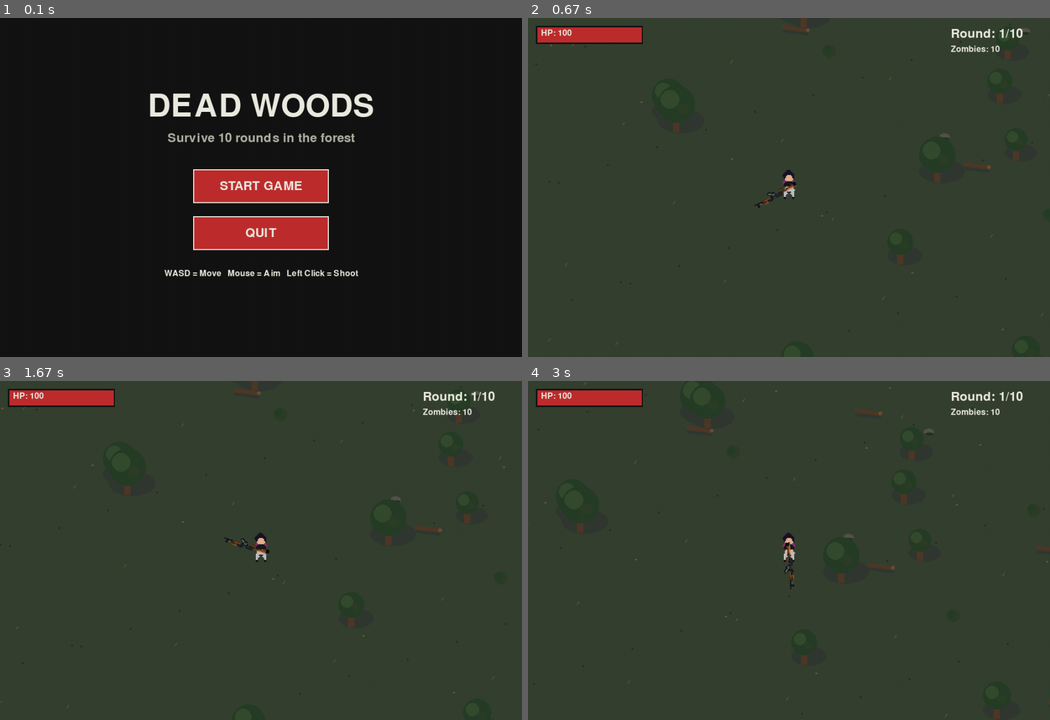
Above: before the commit, frames 1-4 (two rows, left to right).
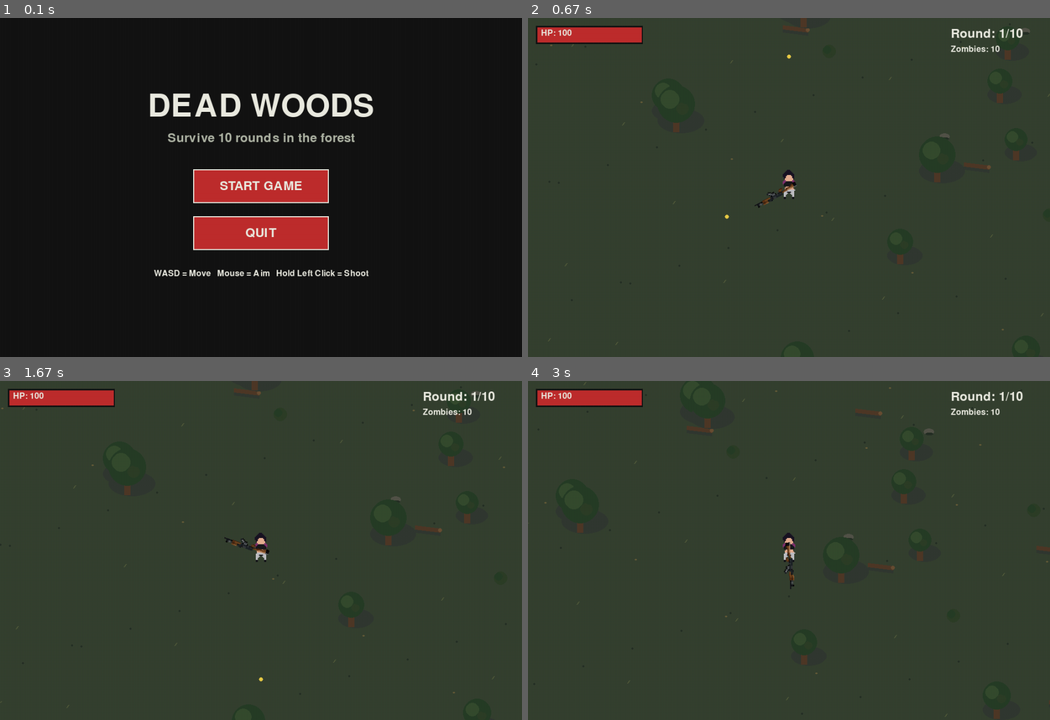
Above: after the commit, the same moments.

Repository: nhdoelpawiro/pygame-zombie-shooter
Game: pygame game, started from main.py
The game is run twice, just before and just after one commit, with the same random seed, the same clock (stepped at 60 frames per second) and the same inputs.
Inputs (mouse positions are in pixels of both pictures, inside the frame that each line leads up to):
- Up to frame 1 (0.1 s): no input
- Up to frame 2 (0.67 s): press the mouse at (789, 184) at 0.37 s; move the mouse to (705, 224) at 0.47 s; release the mouse at (627, 265) at 0.6 s
- Up to frame 3 (1.67 s): hold Esc 0.67-1.13 s; hold D 0.67-1.13 s; move the mouse to (339, 431) at 0.7 s; press the mouse at (261, 560) at 1.2 s; move the mouse to (271, 611) at 1.3 s; release the mouse at (281, 662) at 1.43 s; hold D from 1.5 s (still down); move the mouse to (93, 486) at 1.53 s
- Up to frame 4 (3 s): release D at 1.97 s; hold W 2-2.3 s; move the mouse to (862, 475) at 2.03 s; hold D 2.33-2.8 s; move the mouse to (715, 425) at 2.37 s; hold A from 2.83 s (still down); move the mouse to (794, 675) at 2.87 s

The runs differ from the first frame. In frame 1, 0.6% of the frame differs, in the area x 29-71%, y 74-77%; in frame 2, less than 0.1%; in frame 3, less than 0.1%; in frame 4, nothing differs.

Commit message:
lmb pressed auto shoots now

Diff:
--- a/main.py
+++ b/main.py
@@ -1,3 +1,4 @@
+
 import pygame
 import random
 
@@ -39,6 +40,9 @@
 shoot_timer = 0
 zombie_sound_timer = 120
 
+# Shooting interval in frames
+SHOOT_COOLDOWN = 10
+
 zombies = []
 bullets = []
 trees = make_forest()
@@ -137,7 +141,7 @@
     quit_button = make_button("QUIT", 380, 65)
 
     draw_text(
-        "WASD = Move   Mouse = Aim   Left Click = Shoot",
+        "WASD = Move   Mouse = Aim   Hold Left Click = Shoot",
         small_font,
         WHITE,
         (WIDTH // 2, 490)
@@ -323,6 +327,7 @@
 
                     if paused:
                         walk_channel.stop()
+                        shoot_channel.stop()
                         music_channel.pause()
                     else:
                         music_channel.unpause()
@@ -351,10 +356,6 @@
                 elif pause_quit_button and pause_quit_button.collidepoint(event.pos):
                     running = False
 
-            elif shoot_timer <= 0:
-                shoot()
-                shoot_timer = 10
-
     if not running:
         break
 
@@ -375,16 +376,28 @@
         pygame.display.flip()
         continue
 
+    # Player movement
     update_player(player, speed, walk_channel, walk_sound)
     camera.update(player)
 
+    # Continuous shooting while holding LMB
+    mouse_buttons = pygame.mouse.get_pressed()
+
+    if mouse_buttons[0] and shoot_timer <= 0:
+        shoot()
+        shoot_timer = SHOOT_COOLDOWN
+
+    # Update bullets
     update_bullets()
 
+    # Update zombies
     health = update_zombies(zombies, player, health)
 
+    # Timers
     shoot_timer = max(0, shoot_timer - 1)
     round_timer = max(0, round_timer - 1)
 
+    # Game over check
     if health <= 0:
         health = 0
         game_over = True
@@ -398,6 +411,7 @@
         else:
             game_over = True
 
+    # Drawing
     draw_forest(screen, trees, camera)
     draw_zombies(screen, zombies, zombie_images, camera)
     draw_bullets()
